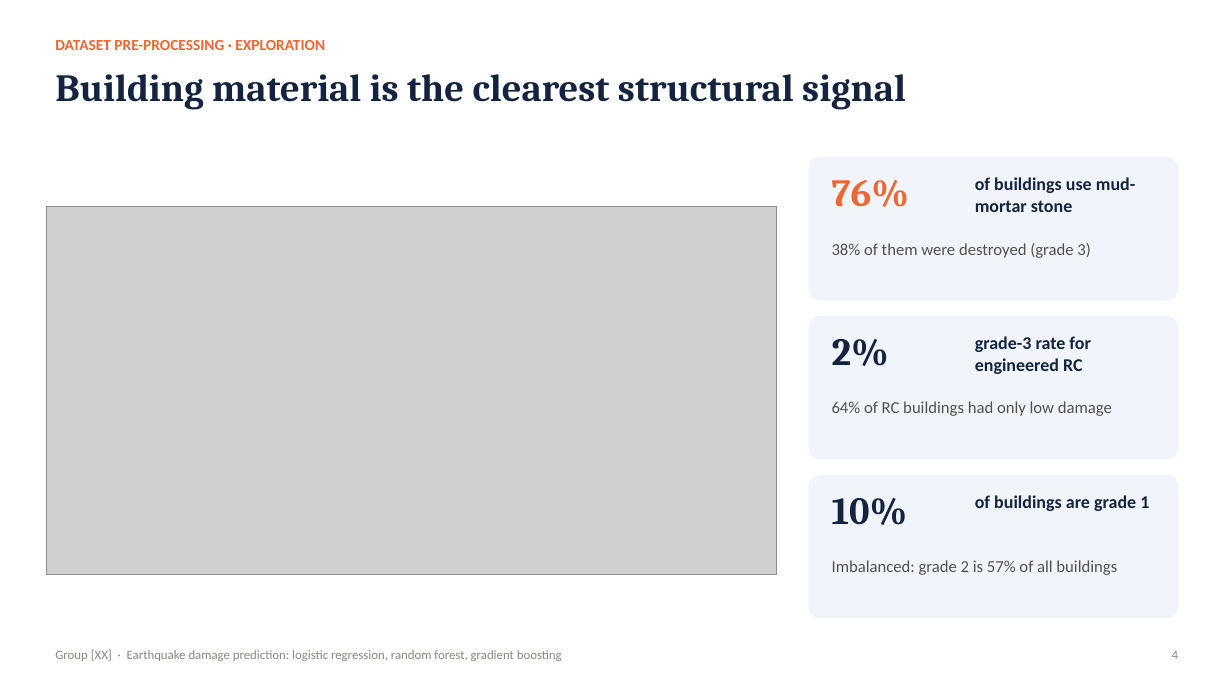
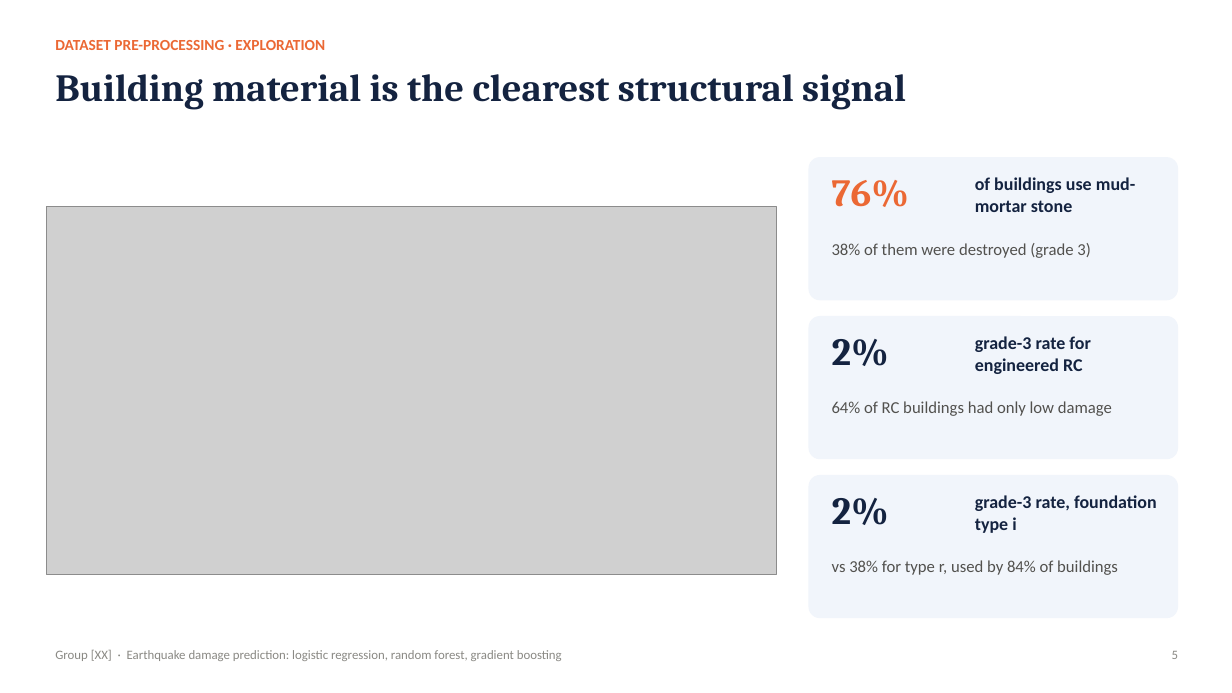
Before and after one commit to watersalamander/MH6810-Python-Project, a slide deck: slide 5 of slides/presentation.pptx (slide 4 before the commit). Drawn at 1232x693 pixels with LibreOffice and Linux fonts; fonts in the diff are those of the drawing; grey boxes stand for pictures. Boxes give left, top, right and bottom in pixels: in the first picture for what was removed or moved away, otherwise in the second. Text is boxed around its words. In the diff, an @@ line names an element or a change of style, - is before the commit and + after.

```diff
--- a/slides/presentation.pptx
+++ b/slides/presentation.pptx
@@ text at (x1=832, y1=498, x2=889, y2=525): text changed @@
-10%
+2%
@@ text at (x1=975, y1=495, x2=1157, y2=533): text changed @@
-of buildings are grade 1
+grade-3 rate, foundation type i
@@ text at (x1=832, y1=560, x2=1118, y2=575): text changed @@
-Imbalanced: grade 2 is 57% of all buildings
+vs 38% for type r, used by 84% of buildings
@@ text at (x1=1172, y1=651, x2=1178, y2=659): text changed @@
-4
+5
```
Also in this commit, not shown: 12 other slides changed, 1 slide added, 3 other files.
